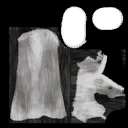
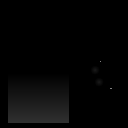
Layers edited between the first and the second 128×128 image:
added layer "Cape Emissive" (20%) above "WolfEar 2" over [8, 27, 69, 123]
added layer "WolfEar 2" (10%) above "WolfEar 1" over [91, 66, 100, 75]
added layer "WolfEar 1" (10%) above "WolfEyes Emissive" over [95, 78, 104, 87]
renamed "Metalic" to "WolfEyes Emissive", showed it, opacity 100% → 50%, painted on it over [8, 6, 127, 124]
added layer "Black background" above "Whiter" over [8, 6, 127, 124]
